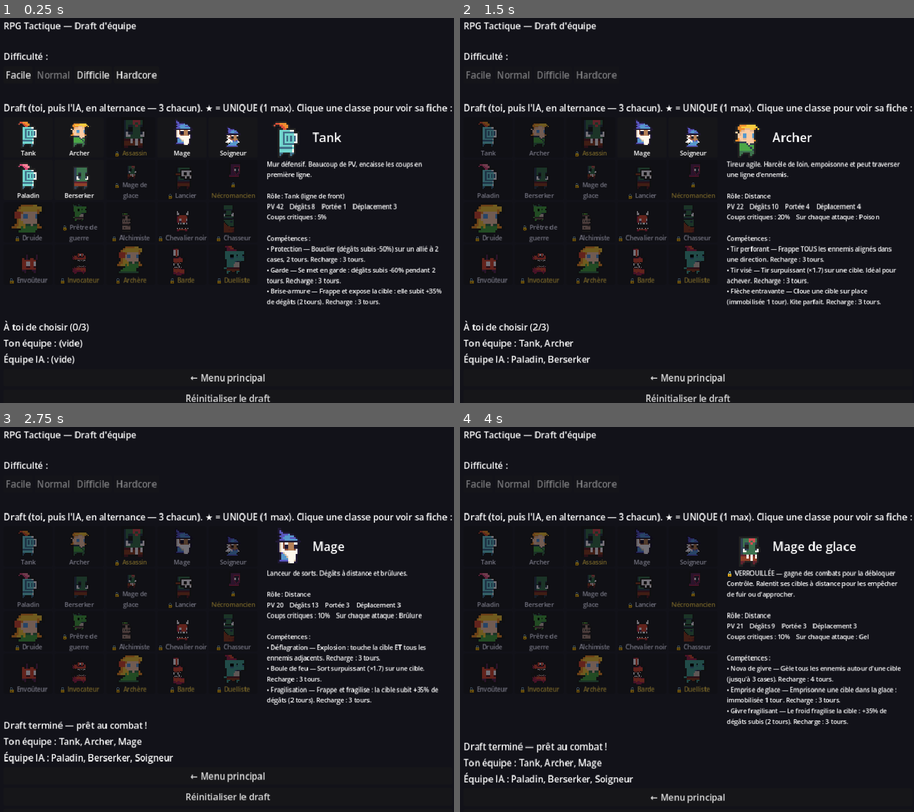
Above: before the commit, frames 1-4 (two rows, left to right).
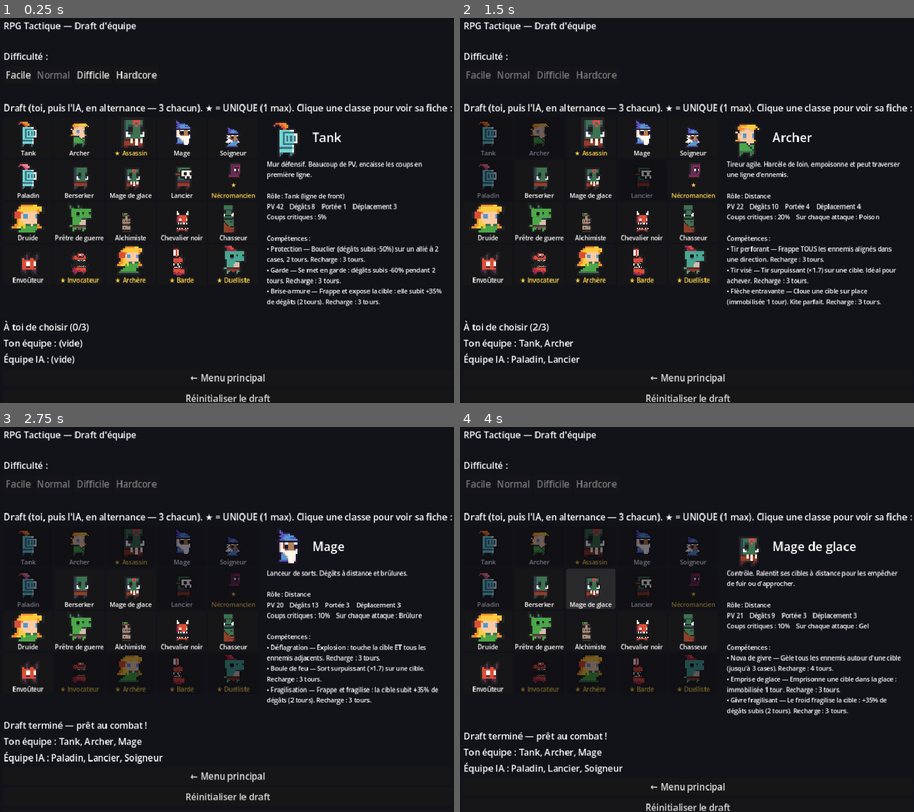
Above: after the commit, the same moments.

Repository: bodji27200-web/mon-jeux-video-
Game: Godot game, scene res://TeamSelect.tscn
Same seed, same stepped clock (60 frames per second), same inputs: the game is played once before the commit and once after it. This scene is started directly instead of the project's main scene.
Inputs (mouse positions are in pixels of both pictures, inside the frame that each line leads up to):
- Up to frame 1 (0.25 s): no input
- Up to frame 2 (1.5 s): click (487, 137) at 0.52 s; click (537, 137) at 1.27 s
- Up to frame 3 (2.75 s): click (181, 546) at 2.02 s
- Up to frame 4 (4 s): click (537, 588) at 2.77 s; click (591, 588) at 3.52 s

The runs differ from the first frame. In frame 1, 3.3% of the frame differs, in the area x 2-57%, y 26-69%; in frame 2, 3.4%; in frame 3, 2.3%; in frame 4, 9.3%, in the area x 0-98%, y 34-100%.

Commit message:
Retire le déblocage de classes en escarmouche (gardé dans GameData pour la campagne)

Diff:
--- a/Battle.gd
+++ b/Battle.gd
@@ -66,7 +66,6 @@
 var _max_hit := 0
 var _start_player := 0
 var _start_ai := 0
-var _unlocked_msg := ""  # classe débloquée par la victoire (affichée sur l'écran de fin)
 
 
 func _ready() -> void:
@@ -585,9 +584,6 @@
 		end_label.add_theme_color_override("font_color", Color(0.2, 0.9, 0.3) if p else Color(0.9, 0.2, 0.2))
 		end_label.add_theme_font_size_override("font_size", 64)
 		end_label.visible = true
-		# Victoire : progression (débloque la classe suivante, persistée sur disque).
-		if p:
-			_unlocked_msg = GameData.register_win()
 		_show_stats()
 		replay_button.visible = true
 		return true
@@ -611,12 +607,9 @@
 			ally_total += 1
 		else:
 			enemy_total += 1
-	var txt := "Tours joués : %d\nEnnemis vaincus : %d / %d\nAlliés perdus : %d / %d\nCoup le plus fort : %d" % [
+	stats_label.text = "Tours joués : %d\nEnnemis vaincus : %d / %d\nAlliés perdus : %d / %d\nCoup le plus fort : %d" % [
 		_turn_count, enemy_total - enemy_alive, enemy_total,
 		ally_total - ally_alive, ally_total, _max_hit]
-	if _unlocked_msg != "":
-		txt += "\n\n🔓 Nouvelle classe débloquée : %s !" % _unlocked_msg
-	stats_label.text = txt
 	stats_label.add_theme_font_size_override("font_size", 22)
 	stats_label.visible = true
 
--- a/TeamSelect.gd
+++ b/TeamSelect.gd
@@ -121,7 +121,6 @@
 	root.add_child(_start_btn)
 
 	_on_difficulty("normal")
-	_update_buttons()  # grise d'emblée les classes encore verrouillées
 	_refresh()
 	_show_class_info(_first_visible())
 	Audio.play_music("menu")
@@ -152,8 +151,7 @@
 	tr.mouse_filter = Control.MOUSE_FILTER_IGNORE
 	vb.add_child(tr)
 	var lbl := Label.new()
-	var locked: bool = not GameData.is_unlocked(cid)
-	lbl.text = ("🔒 " if locked else ("★ " if c.get("unique", false) else "")) + str(c.name)
+	lbl.text = ("★ " if c.get("unique", false) else "") + str(c.name)
 	lbl.horizontal_alignment = HORIZONTAL_ALIGNMENT_CENTER
 	lbl.autowrap_mode = TextServer.AUTOWRAP_WORD_SMART
 	lbl.add_theme_font_size_override("font_size", 11)
@@ -210,9 +208,6 @@
 	if _player.size() >= TEAM_SIZE:
 		return
 	if not _class_buttons.has(cid) or _taken.has(cid):
-		return
-	# Classe encore verrouillée : non sélectionnable (à débloquer en gagnant).
-	if not GameData.is_unlocked(cid):
 		return
 	# Règle : une seule classe unique par équipe.
 	if GameData.CLASSES[cid].get("unique", false) and _player_has_unique():
@@ -244,8 +239,7 @@
 	for cid in _class_buttons:
 		var taken: bool = _taken.has(cid)
 		var unique_locked: bool = locked and GameData.CLASSES[cid].get("unique", false)
-		var not_unlocked: bool = not GameData.is_unlocked(cid)
-		var dis: bool = taken or unique_locked or not_unlocked
+		var dis: bool = taken or unique_locked
 		_class_buttons[cid].disabled = dis
 		# Carte grisée quand elle n'est plus sélectionnable (prise ou verrouillée).
 		_class_buttons[cid].modulate = Color(0.45, 0.45, 0.5) if dis else Color(1, 1, 1)
@@ -254,7 +248,7 @@
 func _available() -> Array:
 	var pool: Array = []
 	for cid in _class_buttons:
-		if not _taken.has(cid) and GameData.is_unlocked(cid):
+		if not _taken.has(cid):
 			pool.append(cid)
 	return pool
 
@@ -307,8 +301,6 @@
 		_info_name.add_theme_color_override("font_color",
 				Color(1.0, 0.84, 0.30) if c.get("unique", false) else Color(1, 1, 1))
 	var t := ""
-	if not GameData.is_unlocked(cid):
-		t += "🔒 VERROUILLÉE — gagne des combats pour la débloquer\n"
 	if c.get("unique", false):
 		t += "CLASSE UNIQUE — 1 seule par équipe\n"
 	t += "%s\n\n" % c.get("description", "")
